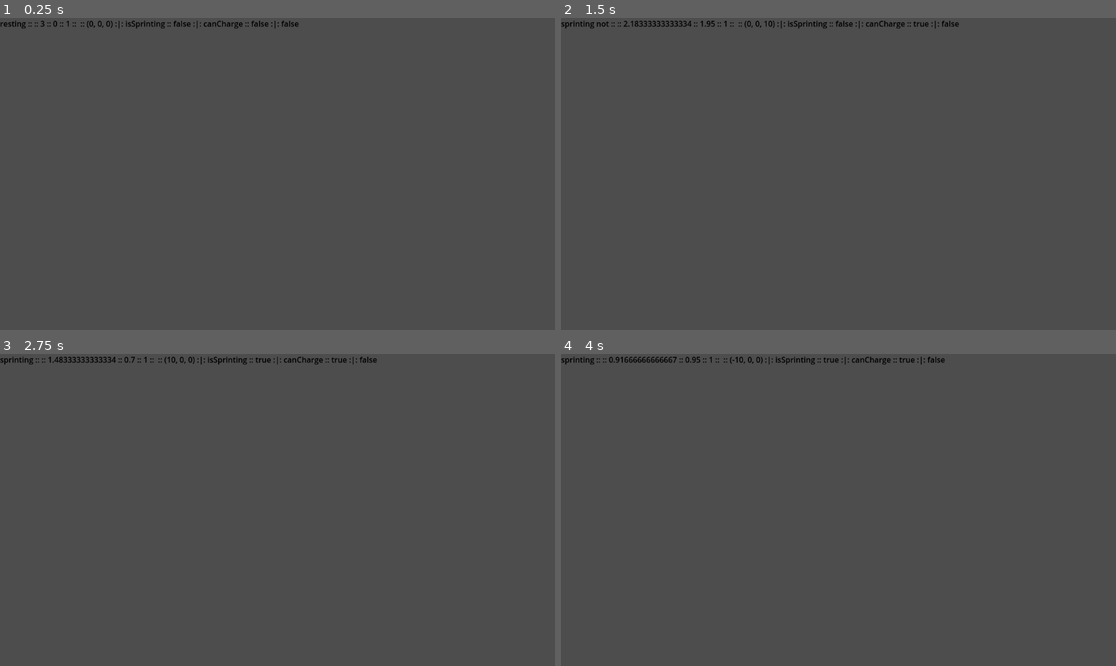
Above: before the commit, frames 1-4 (two rows, left to right).
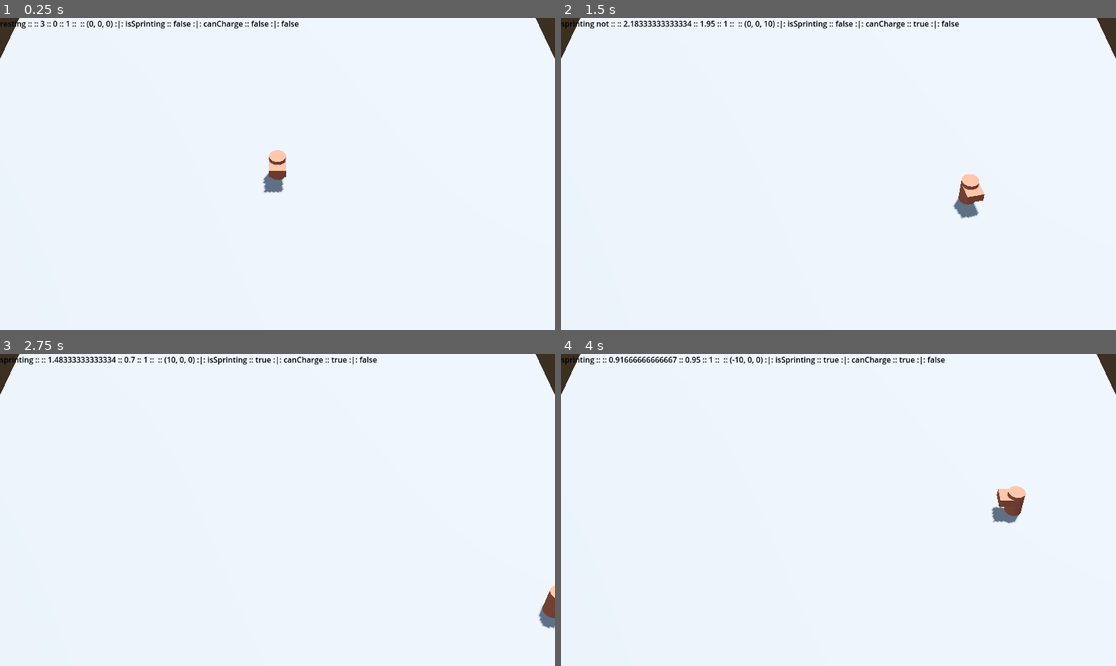
Above: after the commit, the same moments.

Repository: DragonClaw220/ET_64
Game: Godot game, scene res://Scenes/test_scene.tscn
The game is run twice, just before and just after one commit, with the same random seed, the same clock (stepped at 60 frames per second) and the same inputs. The project has no main scene, so this scene is started directly.
Inputs:
- Up to frame 1 (0.25 s): no input
- Up to frame 2 (1.5 s): tap Enter at 0.5 s; hold D (move_right) 0.53-1.28 s; hold Shift (sprint) 0.53-1.28 s; hold S (move_down) from 1.28 s (still down); tap Shift (sprint) at 1.35 s
- Up to frame 3 (2.75 s): release S (move_down) at 2.03 s; hold D (move_right) from 2.03 s (still down); hold Shift (sprint) from 2.03 s (still down)
- Up to frame 4 (4 s): release D (move_right) at 2.78 s; release Shift (sprint) at 2.78 s; hold W (move_up) 2.78-3.53 s; tap Shift (sprint) at 2.85 s; hold A (move_left) from 3.53 s (still down); hold Shift (sprint) from 3.53 s (still down)

The runs differ from the first frame. In frame 1, 100% of the frame differs, in the area x 0-100%, y 0-100%; in frame 2, 100%; in frame 3, 100%; in frame 4, 100%.

Commit message:
Toma 2 :v

Diff:
--- a/Scenes/test_scene.tscn
+++ b/Scenes/test_scene.tscn
@@ -1,8 +1,7 @@
-[gd_scene load_steps=11 format=3 uid="uid://dtdmydveml1qo"]
+[gd_scene load_steps=10 format=3 uid="uid://dtdmydveml1qo"]
 
 [ext_resource type="Script" path="res://Scripts/player_movement_script.gd" id="1_ip1ap"]
 [ext_resource type="Material" uid="uid://chdgdsbqlmth8" path="res://Materials/base_color.tres" id="2_ecwfm"]
-[ext_resource type="PackedScene" uid="uid://v0ersprcmesd" path="res://Models/Map_v1.blend" id="3_l5cyg"]
 
 [sub_resource type="ProceduralSkyMaterial" id="ProceduralSkyMaterial_r67dt"]
 sky_horizon_color = Color(0.64625, 0.65575, 0.67075, 1)
@@ -35,11 +34,11 @@
 shadow_enabled = true
 
 [node name="Ground" type="StaticBody3D" parent="."]
-visible = false
+transform = Transform3D(1, 0, 0, 0, 1, 3.55271e-15, 0, 3.55271e-15, 1, 0, 0, 0)
 
 [node name="MeshInstance3D" type="MeshInstance3D" parent="Ground"]
-transform = Transform3D(15, 0, 0, 0, -6.55671e-07, 0.5, 0, -15, -2.18557e-08, 0, 0, 0)
-mesh = SubResource("QuadMesh_tdulj")
+transform = Transform3D(40, 0, 0, 0, -1.74846e-06, 40, 0, -40, -1.74846e-06, 0, 0, 0)
+mesh = SubResource("QuadMesh_8eeh5")
 
 [node name="Player" type="CharacterBody3D" parent="."]
 script = ExtResource("1_ip1ap")
@@ -68,8 +67,6 @@
 offset_bottom = 204.0
 text = "arroz"
 
-[node name="Map_v1" parent="." instance=ExtResource("3_l5cyg")]
-
 [node name="Camera3D" type="Camera3D" parent="."]
 transform = Transform3D(1, 0, 0, 0, 0.707107, 0.707107, 0, -0.707107, 0.707107, 0, 30, 30)
 current = true
Not shown: 1 places in Scenes/test_scene.tscn that only renumber resources
